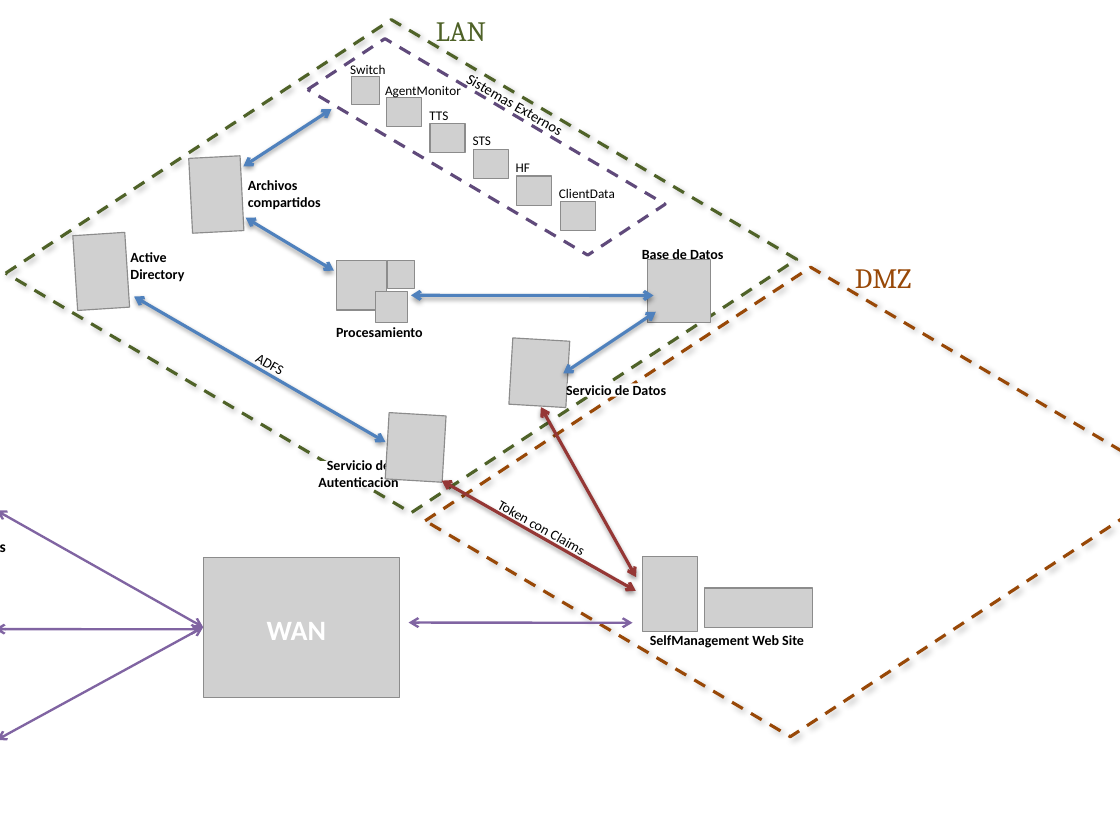
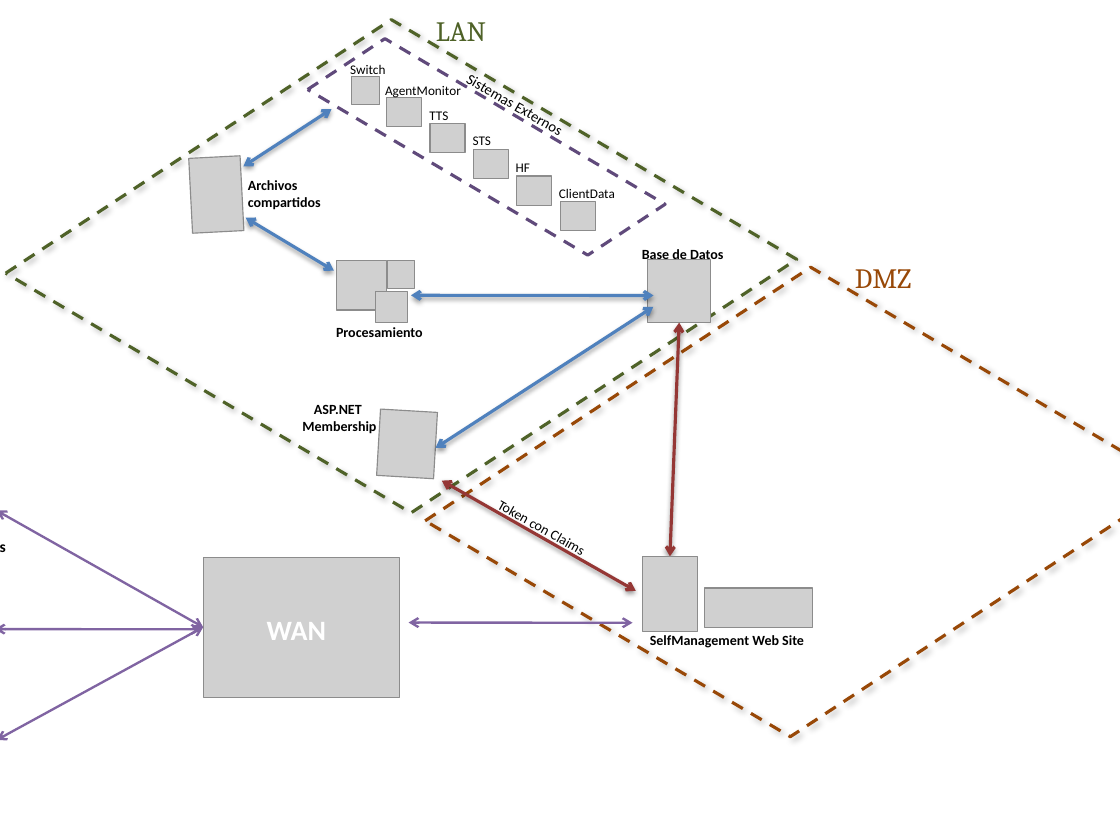
Before and after one commit to ingevy/taller-desarrollo-proyectos-ii-2do-2010, a slide deck: slide 1 of analysisAndDesign/diagrama_arquitectura.pptx. Drawn at 1120x840 pixels with LibreOffice and Linux fonts; fonts in the diff are those of the drawing; grey boxes stand for pictures; background and template pictures are left out. Boxes give left, top, right and bottom in pixels: in the first picture for what was removed or moved away, otherwise in the second. Text is boxed around its words. In the diff, an @@ line names an element or a change of style, - is before the commit and + after.

```diff
--- a/analysisAndDesign/diagrama_arquitectura.pptx
+++ b/analysisAndDesign/diagrama_arquitectura.pptx
@@ picture removed at box(73, 232, 129, 311) @@
@@ text removed at box(130, 252, 184, 282) @@
-Active
-Directory
@@ double arrow removed from (385, 442) to (134, 297) @@
@@ double arrow moved from (656, 311) - (563, 373) to (653, 307) - (436, 448) @@
@@ double arrow moved from (636, 577) - (541, 407) to (670, 557) - (679, 323) @@
@@ text removed at box(241, 338, 316, 398) @@
-ADFS
@@ picture removed at box(509, 338, 570, 407) @@
@@ text removed at box(566, 383, 666, 399) @@
-Servicio de Datos
@@ rectangle removed at box(568, 383, 682, 396) @@
@@ text at box(302, 405, 376, 434): text changed @@
-Servicio de Autenticación
+ASP.NET
+Membership
@@ picture: place and size @@
-picture at box(386, 413, 447, 482)
+picture at box(377, 409, 438, 479)
@@ rectangle removed at box(298, 461, 412, 488) @@
```
Also in this commit, not shown: 3 other files.
